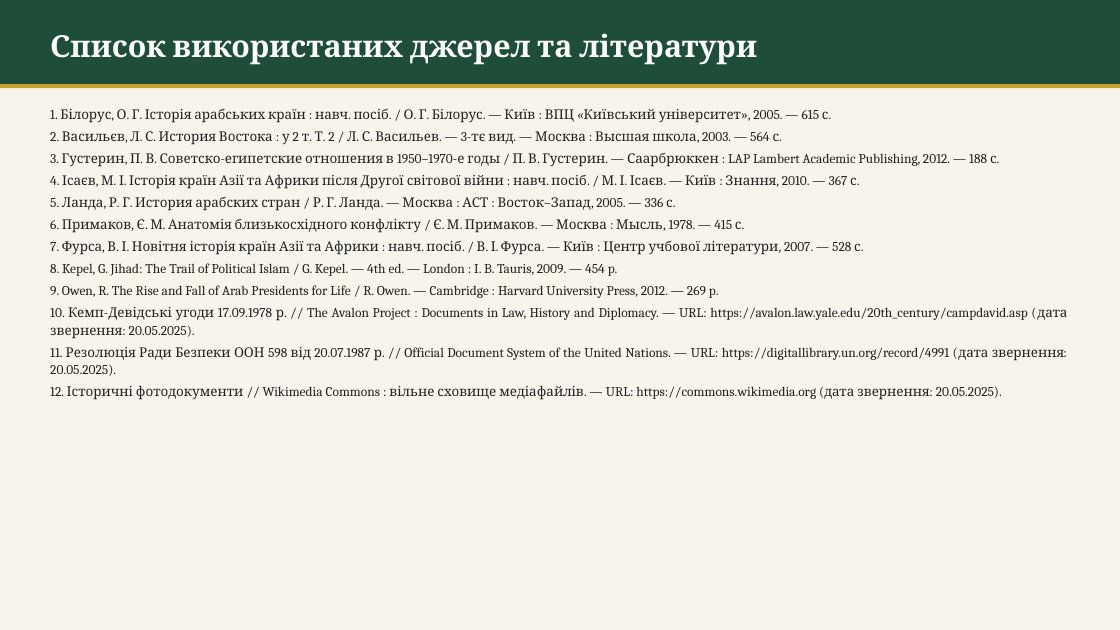
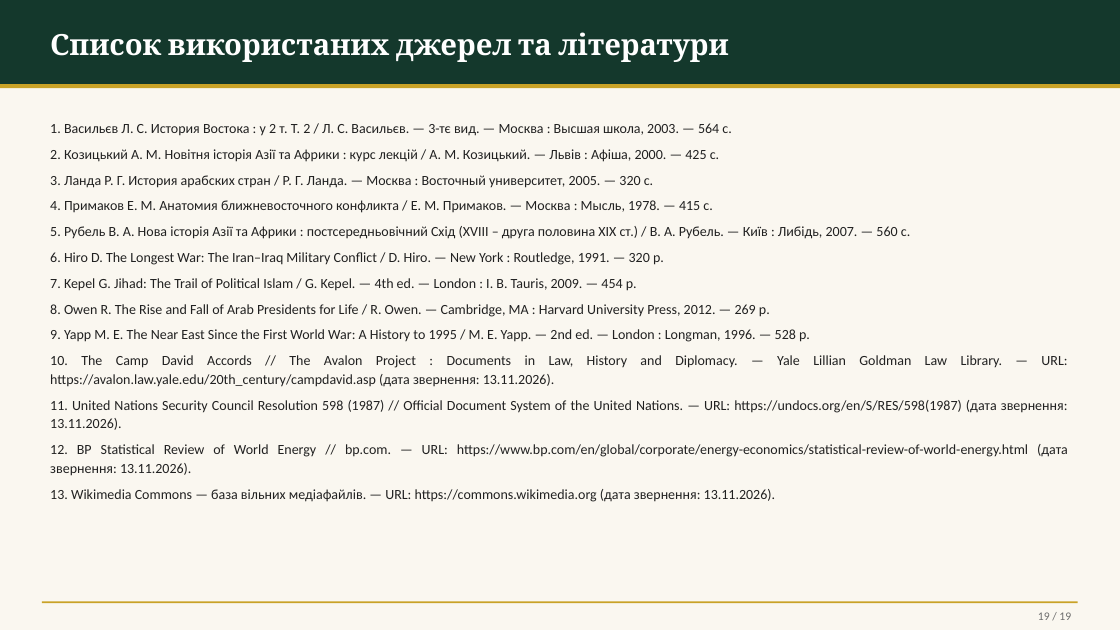
Before and after one commit to istp1b23mokra-glitch/-, a slide deck: slide 19 of Близький_та_Середній_Схід_70-80-х_рр.pptx (slide 15 before the commit). Drawn at 1120x630 pixels with LibreOffice and Linux fonts; fonts in the diff are those of the drawing. Boxes give left, top, right and bottom in pixels: in the first picture for what was removed or moved away, otherwise in the second. Text is boxed around its words. In the diff, an @@ line names an element or a change of style, - is before the commit and + after.

Commit message:
Покращено презентацію: оновлений дизайн, додано карти, порівняльну таблицю, діаграму цін на нафту та хронологію; перевірено і уточнено факти й список джерел (ДСТУ 8302:2015)

```diff
--- a/Близький_та_Середній_Схід_70-80-х_рр.pptx
+++ b/Близький_та_Середній_Схід_70-80-х_рр.pptx
@@ rectangle at <box>0,0,1120,630</box>: fill #F7F4EC to #FAF7F0 @@
@@ rectangle at <box>0,0,1120,84</box>: fill #1E4D3A to #14382C @@
@@ text "Список використаних джерел та літератури" at <box>50,32,728,62</box>: size 26 to 25 pt @@
@@ text at <box>50,123,1068,502</box>: text changed; size 11.5 to 12 pt; font Cambria to Calibri @@
-1. Білорус, О. Г. Історія арабських країн : навч. посіб. / О. Г. Білорус. — Київ : ВПЦ «Київський університет», 2005. — 615 с.
-2. Васильєв, Л. С. История Востока : у 2 т. Т. 2 / Л. С. Васильев. — 3-тє вид. — Москва : Высшая школа, 2003. — 564 с.
-3. Густерин, П. В. Советско-египетские отношения в 1950–1970-е годы / П. В. Густерин. — Саарбрюккен : LAP Lambert Academic Publishing, 2012. — 188 с.
-4. Ісаєв, М. І. Історія країн Азії та Африки після Другої світової війни : навч. посіб. / М. І. Ісаєв. — Київ : Знання, 2010. — 367 с.
-5. Ланда, Р. Г. История арабских стран / Р. Г. Ланда. — Москва : АСТ : Восток–Запад, 2005. — 336 с.
-6. Примаков, Є. М. Анатомія близькосхідного конфлікту / Є. М. Примаков. — Москва : Мысль, 1978. — 415 с.
-7. Фурса, В. І. Новітня історія країн Азії та Африки : навч. посіб. / В. І. Фурса. — Київ : Центр учбової літератури, 2007. — 528 с.
-8. Kepel, G. Jihad: The Trail of Political Islam / G. Kepel. — 4th ed. — London : I. B. Tauris, 2009. — 454 p.
-9. Owen, R. The Rise and Fall of Arab Presidents for Life / R. Owen. — Cambridge : Harvard University Press, 2012. — 269 p.
-10. Кемп-Девідські угоди 17.09.1978 р. // The Avalon Project : Documents in Law, History and Diplomacy. — URL: https://avalon.law.yale.edu/20th_century/campdavid.asp (дата звернення: 20.05.2025).
-11. Резолюція Ради Безпеки ООН 598 від 20.07.1987 р. // Official Document System of the United Nations. — URL: https://digitallibrary.un.org/record/4991 (дата звернення: 20.05.2025).
-12. Історичні фотодокументи // Wikimedia Commons : вільне сховище медіафайлів. — URL: https://commons.wikimedia.org (дата звернення: 20.05.2025).
+1. Васильєв Л. С. История Востока : у 2 т. Т. 2 / Л. С. Васильєв. — 3-тє вид. — Москва : Высшая школа, 2003. — 564 с.
+2. Козицький А. М. Новітня історія Азії та Африки : курс лекцій / А. М. Козицький. — Львів : Афіша, 2000. — 425 с.
+3. Ланда Р. Г. История арабских стран / Р. Г. Ланда. — Москва : Восточный университет, 2005. — 320 с.
+4. Примаков Е. М. Анатомия ближневосточного конфликта / Е. М. Примаков. — Москва : Мысль, 1978. — 415 с.
+5. Рубель В. А. Нова історія Азії та Африки : постсередньовічний Схід (XVIII – друга половина ХІХ ст.) / В. А. Рубель. — Київ : Либідь, 2007. — 560 с.
+6. Hiro D. The Longest War: The Iran–Iraq Military Conflict / D. Hiro. — New York : Routledge, 1991. — 320 p.
+7. Kepel G. Jihad: The Trail of Political Islam / G. Kepel. — 4th ed. — London : I. B. Tauris, 2009. — 454 p.
+8. Owen R. The Rise and Fall of Arab Presidents for Life / R. Owen. — Cambridge, MA : Harvard University Press, 2012. — 269 p.
+9. Yapp M. E. The Near East Since the First World War: A History to 1995 / M. E. Yapp. — 2nd ed. — London : Longman, 1996. — 528 p.
+10. The Camp David Accords // The Avalon Project : Documents in Law, History and Diplomacy. — Yale Lillian Goldman Law Library. — URL: https://avalon.law.yale.edu/20th_century/campdavid.asp (дата звернення: 13.11.2026).
+11. United Nations Security Council Resolution 598 (1987) // Official Document System of the United Nations. — URL: https://undocs.org/en/S/RES/598(1987) (дата звернення: 13.11.2026).
+12. BP Statistical Review of World Energy // bp.com. — URL: https://www.bp.com/en/global/corporate/energy-economics/statistical-review-of-world-energy.html (дата звернення: 13.11.2026).
+13. Wikimedia Commons — база вільних медіафайлів. — URL: https://commons.wikimedia.org (дата звернення: 13.11.2026).
@@ rectangle added at <box>42,602,1078,603</box>, fill #C9A227 @@
@@ text added at <box>1038,612,1071,620</box>, 10 pt, text #6E6E6E @@
+19 / 19
```
Also in this commit, not shown: 2 other slides changed, 16 slides added, 12 slides removed.
